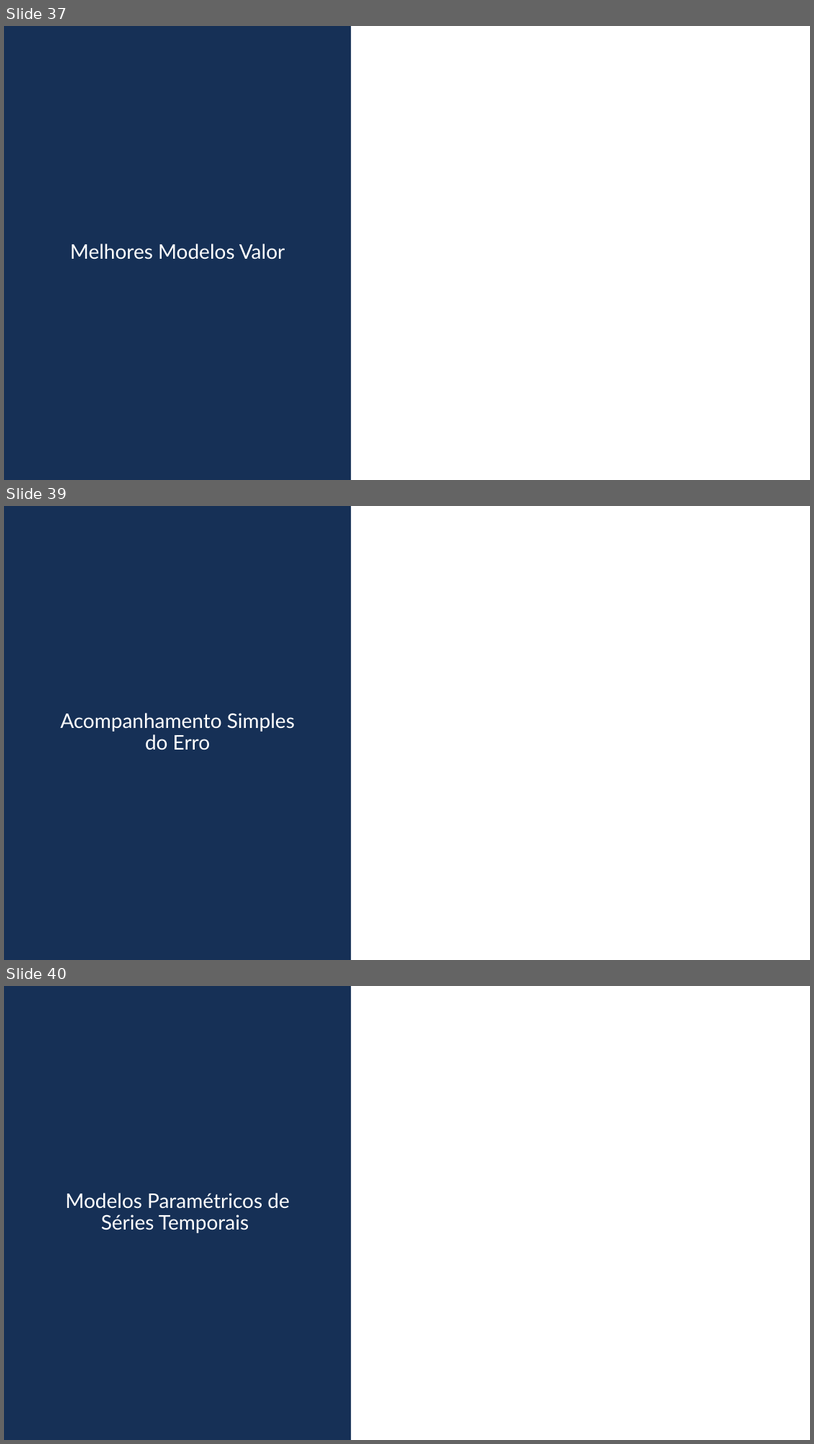
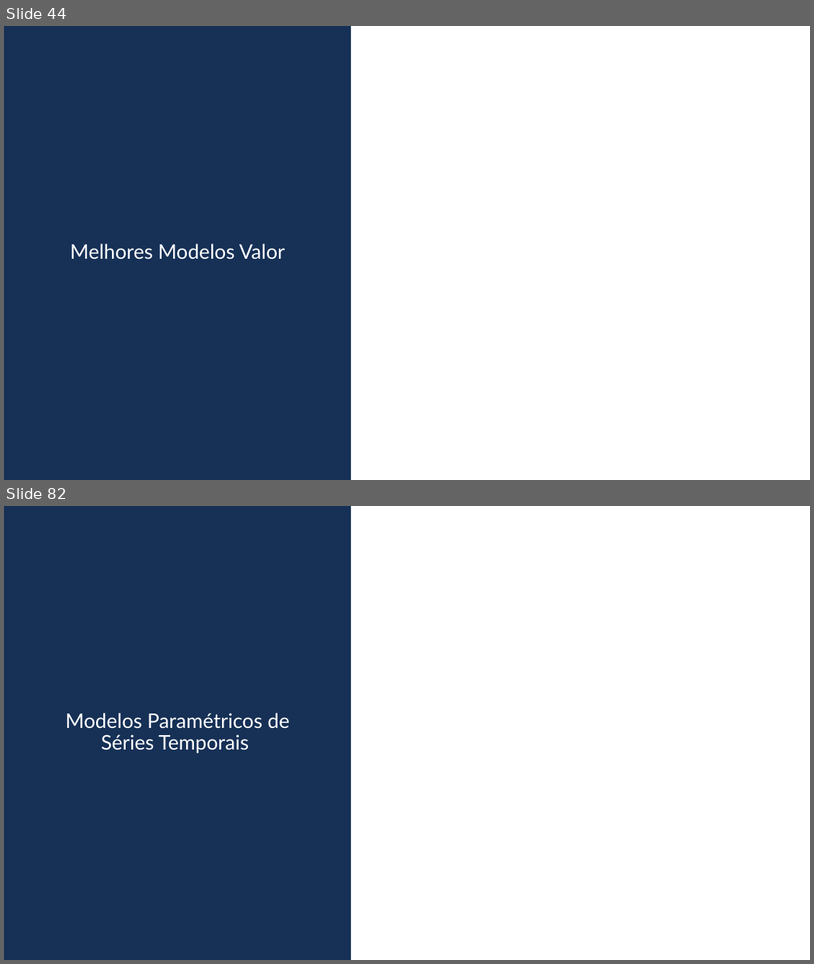
Before and after one commit to Daniel-Alexandre-Ramazzotte/Modelo-Vendas-Diario, a slide deck: Apresentacao/Projecao de Vendas Definição Modelo v2.pptx. Shown one above the other, each under a label of ours: slides 37, 39 and 40 before the commit, slides 44 and 82 after it; the slides between them are not shown. The pictures are 814x1444 and 814x964 pixels, drawn with LibreOffice and Linux fonts; fonts in the diff are those of the drawing; background and template pictures are left out. Boxes give left, top, right and bottom in pixels: in the first picture for what was removed or moved away, otherwise in the second. Text is boxed around its words. In the diff, an @@ line names an element or a change of style, - is before the commit and + after.

```diff
--- a/Apresentacao/Projecao de Vendas Definição Modelo v2.pptx
+++ b/Apresentacao/Projecao de Vendas Definição Modelo v2.pptx
@@ slide 39 removed at [4, 506, 810, 960], background #FFFFFF; not listed: 1 template element that a slide beside it also shows @@
@@ text removed at [60, 713, 295, 750] @@
-Acompanhamento Simples do Erro
@@ what was slide 37 is now slide 44 @@
@@ what was slide 40 is now slide 82 @@
```
Also in this commit, not shown: 14 slides changed, 68 slides added, 10 other slides removed, 50 other files.
